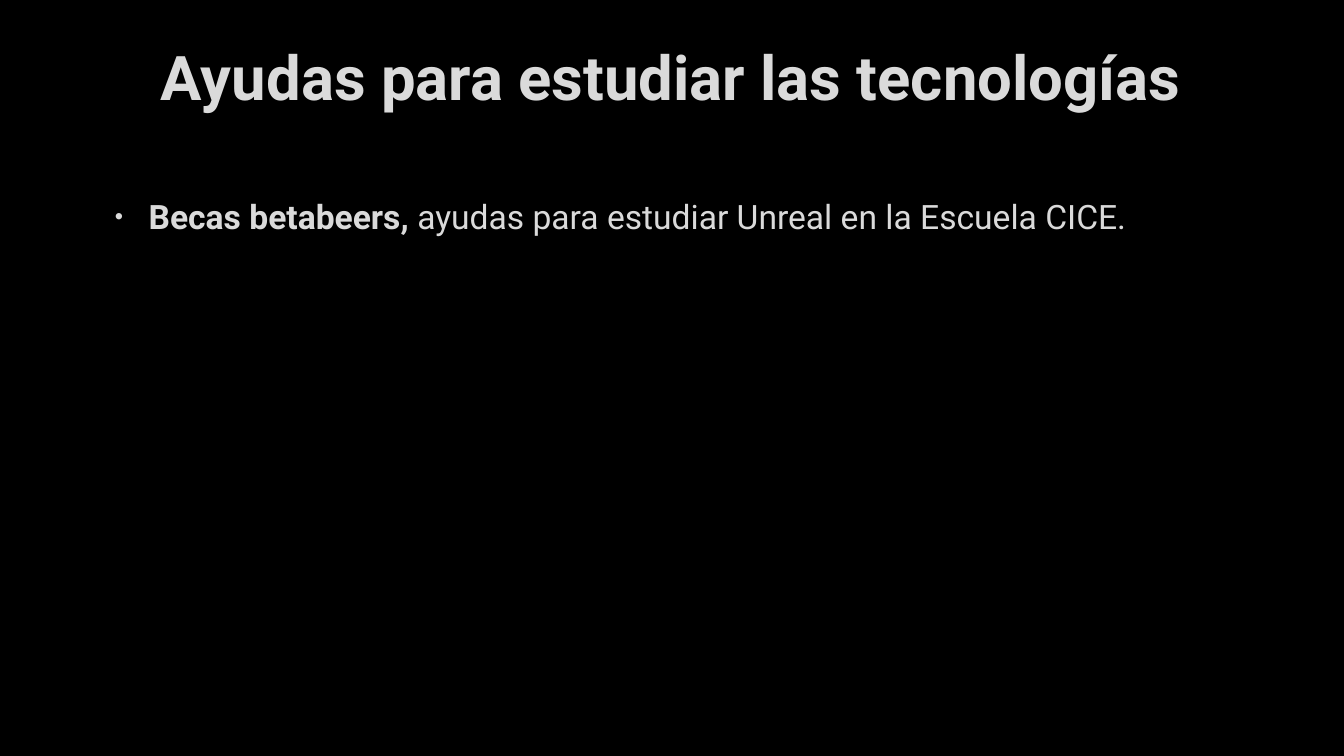
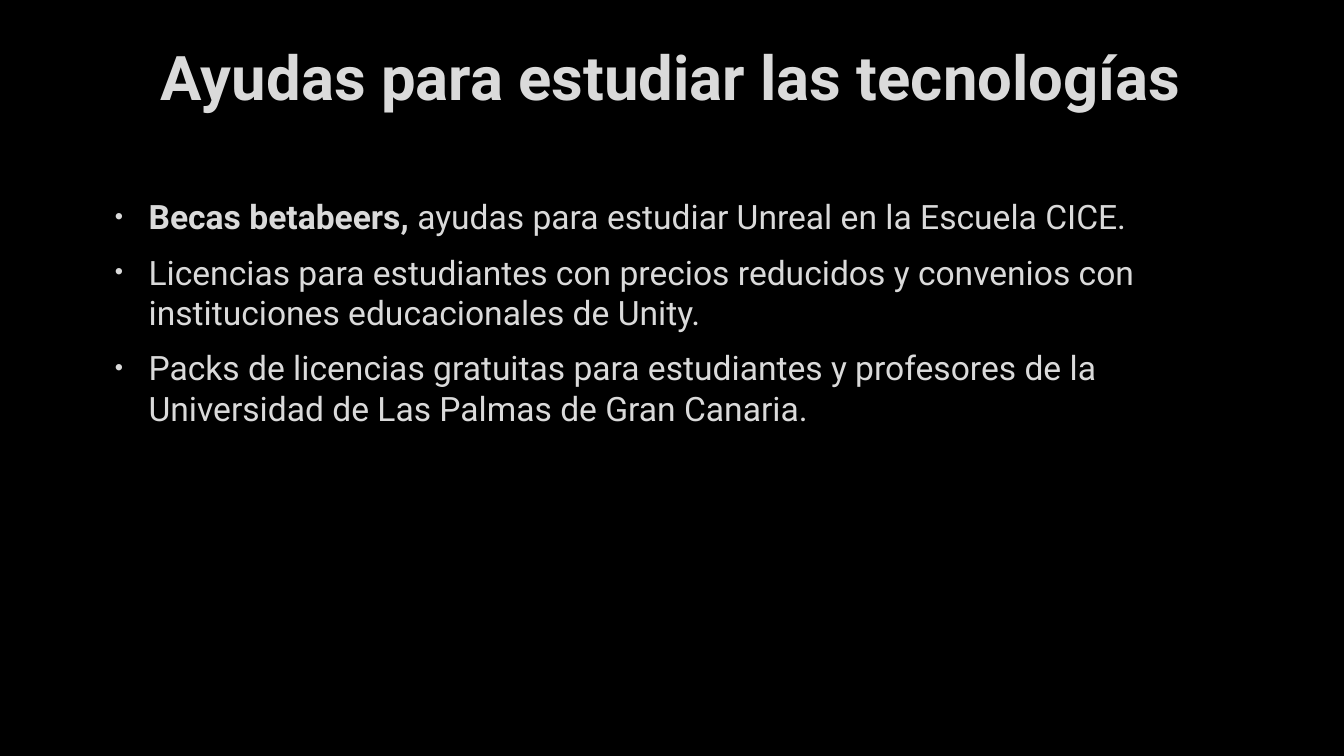
Before and after one commit to laiapc/TG1, a slide deck: slide 13 of Presentación TG1.pptx. Drawn at 1344x756 pixels with LibreOffice and Linux fonts; fonts in the diff are those of the drawing; background and template pictures are left out. Boxes give left, top, right and bottom in pixels: in the first picture for what was removed or moved away, otherwise in the second. Text is boxed around its words. In the diff, an @@ line names an element or a change of style, - is before the commit and + after.

```diff
--- a/Presentación TG1.pptx
+++ b/Presentación TG1.pptx
@@ text at bbox=[149, 259, 1134, 422]: paragraphs added @@
+• Licencias para estudiantes con precios reducidos y convenios con instituciones educacionales de Unity.
+• Packs de licencias gratuitas para estudiantes y profesores de la Universidad de Las Palmas de Gran Canaria.
```
Also in this commit, not shown: 3 other slides changed, 1 slide added, 1 slide removed.
